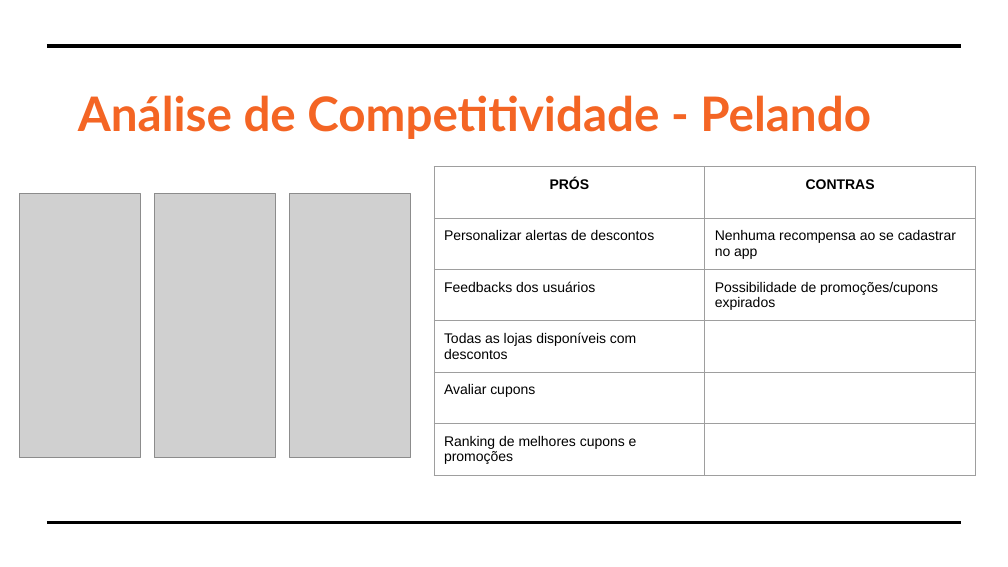
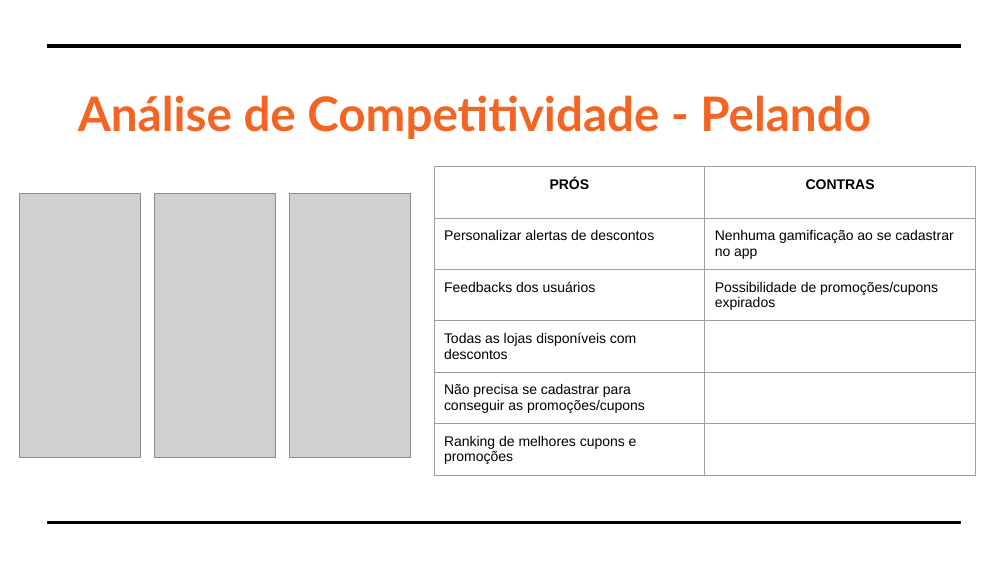
Before and after one commit to mauricio-alves/t.ex-aulas, a slide deck: slide 9 of Semana06/aula02/apresentacao t.ex.pptx (slide 10 before the commit). Drawn at 1008x567 pixels with LibreOffice and Linux fonts; fonts in the diff are those of the drawing; grey boxes stand for pictures. Boxes give left, top, right and bottom in pixels: in the first picture for what was removed or moved away, otherwise in the second. Text is boxed around its words. In the diff, an @@ line names an element or a change of style, - is before the commit and + after.

```diff
--- a/Semana06/aula02/apresentacao t.ex.pptx
+++ b/Semana06/aula02/apresentacao t.ex.pptx
@@ table at (434, 166, 977, 497) @@
-row 2, column 2: Nenhuma recompensa ao se cadastrar no app
+row 2, column 2: Nenhuma gamificação ao se cadastrar no app
-row 5, column 1: Avaliar cupons
+row 5, column 1: Não precisa se cadastrar para conseguir as promoções/cupons
```
Also in this commit, not shown: 5 other slides changed, 4 other files.
